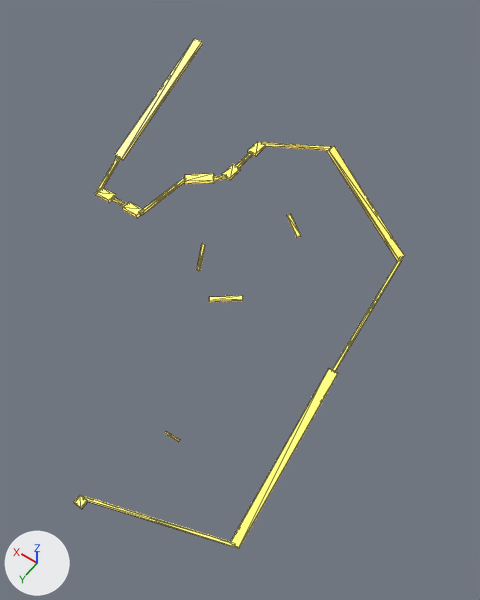
What one commit did to the glTF model assets/models/batch039/overlays/hall_ov_route.glb.
Before and after are seen from a camera (50 mm lens) standing at (-30.3, 3.3, 71.3) and looking at (-3.9, -33.6, 13.2). Arrows for +X, +Y and +Z are at lower left; the lights stay in place. The picture after the commit comes second. Mesh edges are drawn as thin lines. Vertices at exactly the same position are counted once.

The first picture shows 'hall_ov_route'.
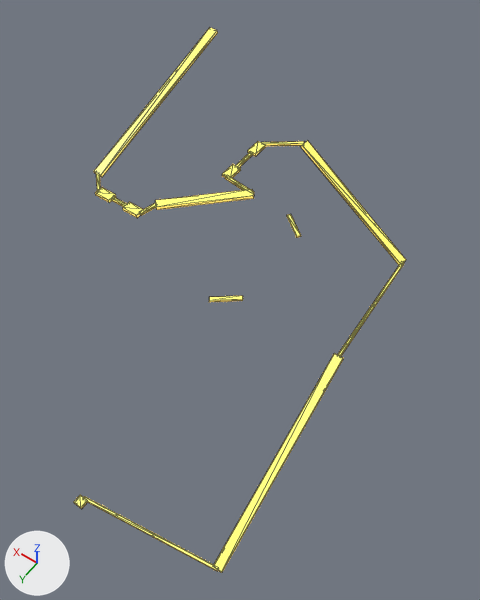
Changed parts and their boxes [x1, y1, x2, y2] in the pictures (480 x 600 px; the box of a moved part takes in the faces that stretch with it):
'hall_ov_route', reshaped (7% taller)
    before: [74, 39, 405, 549]
    after: [74, 28, 406, 573]
part 1 of me_hall_ov_route, deleted
    before: [165, 432, 180, 441]
part 2 of me_hall_ov_route, deleted
    before: [197, 243, 206, 271]
part 3 of me_hall_ov_route, moved or reshaped
    before: [84, 39, 405, 549]
    after: [84, 28, 406, 573]

What the commit changed:
me_hall_ov_route is used by ob_hall_ov_route; location (0.0, 0.0, 0.0).
me_hall_ov_route had 168 vertices, 252 faces and spanned x -17.0..16.5, y -53.6..-8.5, z -0.2..28.2.
me_hall_ov_route now has 152 vertices, 228 faces and spans x -17.1..16.5, y -56.1..-8.5, z -0.2..28.2.
me_hall_ov_route part 1: the loose piece of 8 vertices spanning x -4.2..-3.8, y -21.1..-19.4, z -0.1..4.1 is deleted.
me_hall_ov_route part 2: the loose piece of 8 vertices spanning x 9.8..10.2, y -44.6..-42.9, z -0.1..4.1 is deleted.
Part 3, on me_hall_ov_route:
6 vertices in x -17.0..-15.9, y -33.1..-33.0, z 10.8..11.2 move by (0.5, -2.0, 0.0).
4 vertices in x -17.0..-15.9, y -15.2..-15.1, z -0.2..0.2 move by (0.0, 3.0, 0.0).
4 vertices in x -15.2..-14.8, y -51.5, z 10.8..11.2 move by (-0.5, 0.5, 0.0).
4 vertices in x 7.3..7.9, y -39.4..-39.0, z 20.8..21.2 move by (0.0, 5.0, 0.0).
50 vertices move from x -17.0..16.5, y -53.6..-14.8, z -0.2..28.2 to x -17.1..16.5, y -56.1..-11.8, z -0.2..28.2.
me_hall_ov_route no longer uses material mat_ov_route_019 (yellow #ffd863, glowing yellow #dab954).
me_hall_ov_route no longer uses material mat_ov_route_020 (yellow #ffd863, glowing yellow #dab954).
